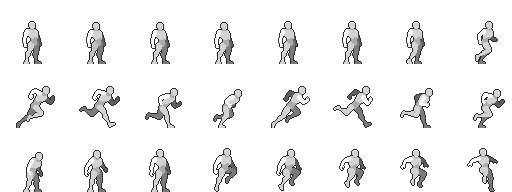
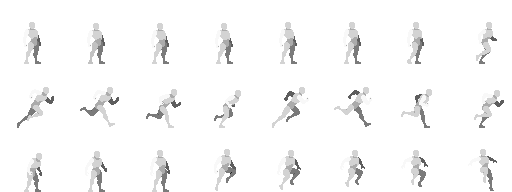
Layered file, before and after one edit (w=512, h=192). Changes by layer:
showed "SpriteSheetNoOutline" over [17, 22, 504, 192]
hid "SpriteSheet" over [16, 21, 505, 192]
